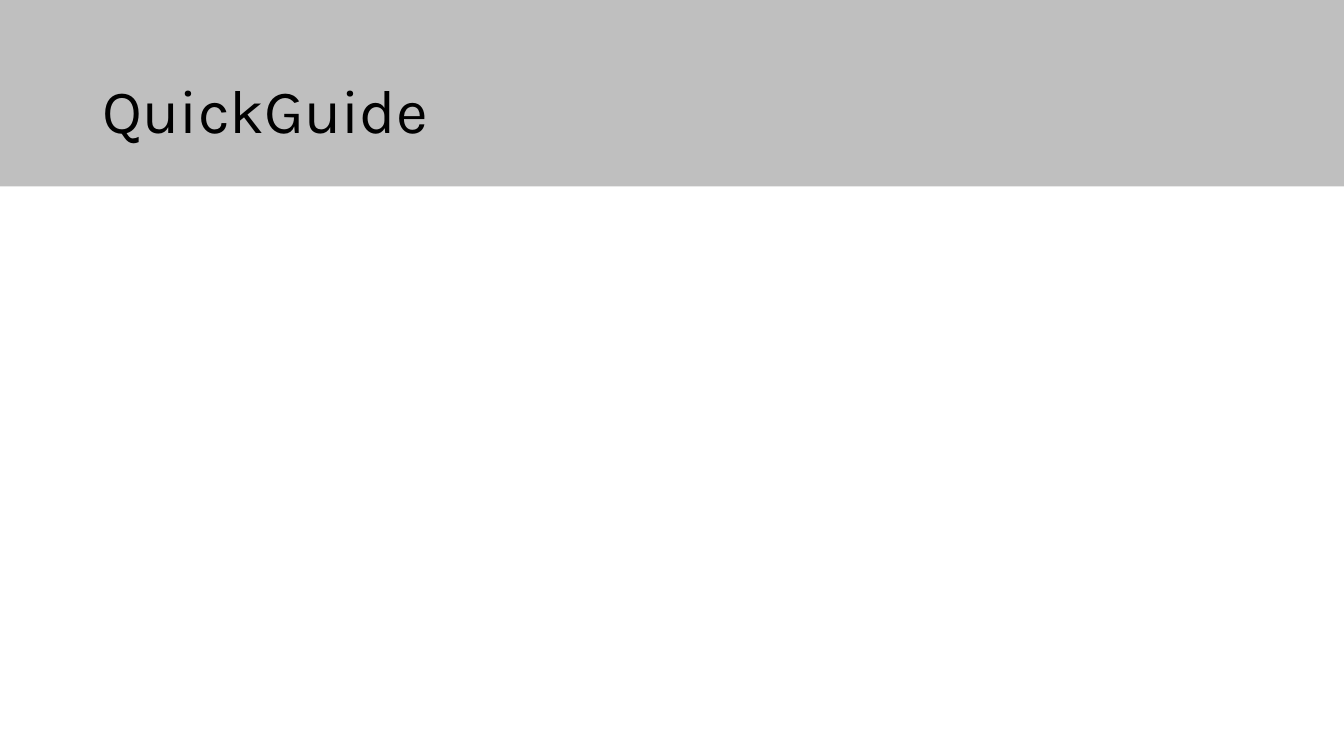
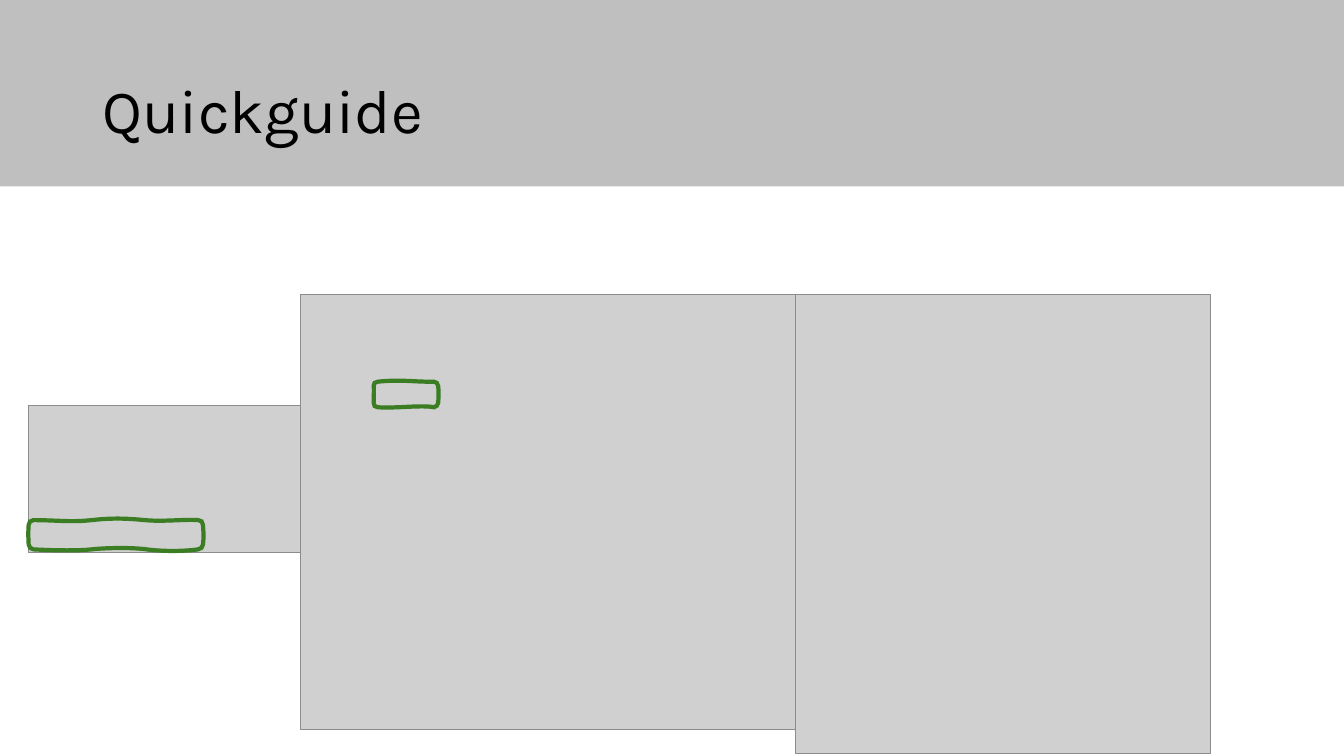
Before and after one commit to elias-at-chalmers/mop-lecture_notes-mirror, a slide deck: slide 17 of slides/lecture02-assembly1.pptx (slide 20 before the commit). Drawn at 1344x756 pixels with LibreOffice and Linux fonts; fonts in the diff are those of the drawing; grey boxes stand for pictures. Boxes give left, top, right and bottom in pixels: in the first picture for what was removed or moved away, otherwise in the second. Text is boxed around its words. In the diff, an @@ line names an element or a change of style, - is before the commit and + after.

```diff
--- a/slides/lecture02-assembly1.pptx
+++ b/slides/lecture02-assembly1.pptx
@@ title at box(102, 90, 423, 148): text changed @@
-QuickGuide
+Quickguide
@@ picture added at box(300, 294, 808, 729) @@
@@ picture added at box(796, 294, 1210, 753) @@
@@ freeform shape added at box(374, 382, 439, 407), outline #3B7D23 3 pt @@
@@ picture added at box(28, 406, 390, 553) @@
@@ freeform shape added at box(28, 520, 203, 549), outline #3B7D23 3 pt @@
```
Also in this commit, not shown: 7 other slides changed, 14 slides added, 4 slides removed, 1 other file.
